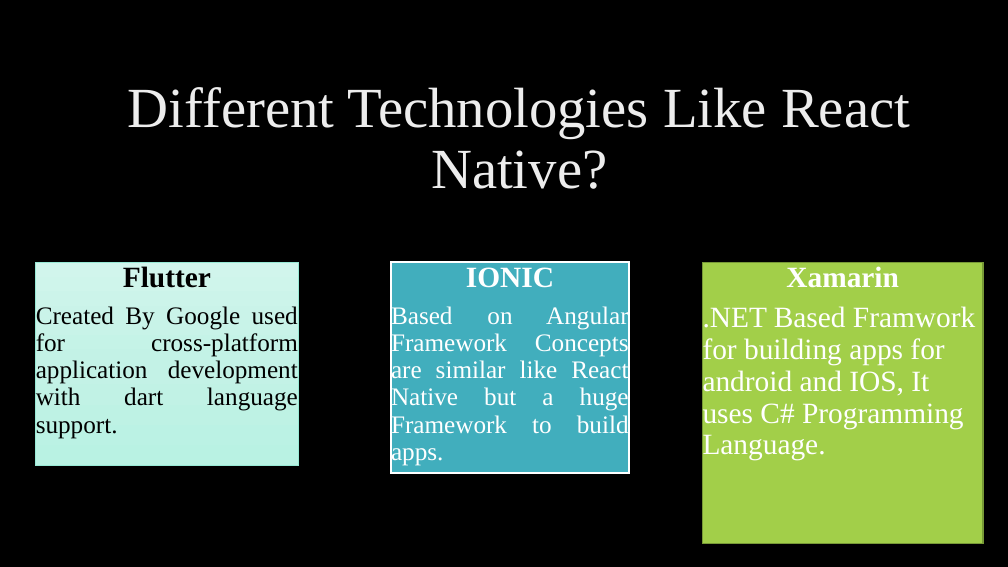
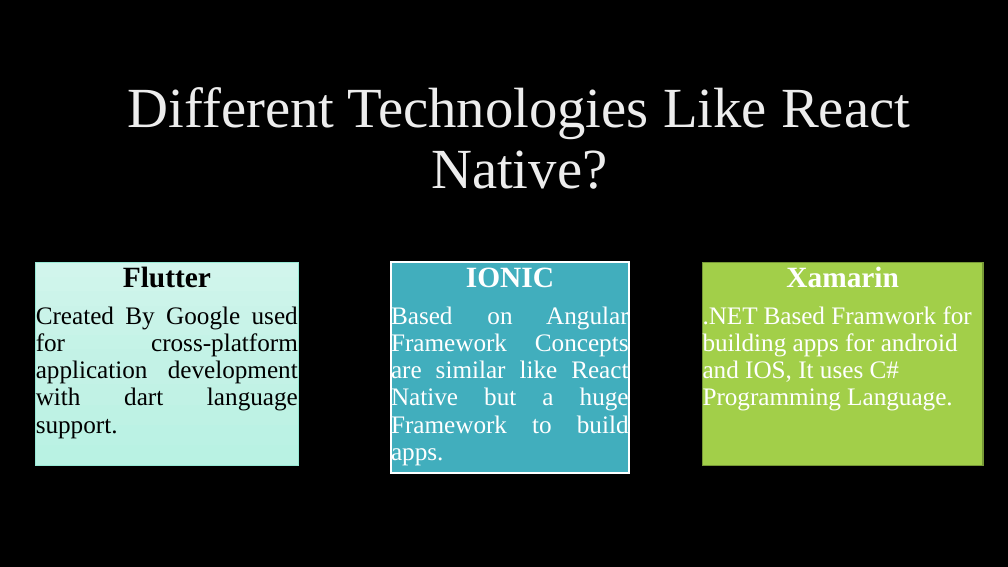
Before and after one commit to SanketsCode/TE-SEM-V-Projects, a slide deck: slide 19 of final_ppt.pptx. Drawn at 1008x567 pixels with LibreOffice and Linux fonts; fonts in the diff are those of the drawing; background and template pictures are left out. Boxes give left, top, right and bottom in pixels: in the first picture for what was removed or moved away, otherwise in the second. Text is boxed around its words. In the diff, an @@ line names an element or a change of style, - is before the commit and + after.

```diff
--- a/final_ppt.pptx
+++ b/final_ppt.pptx
@@ text "Xamarin": place and size @@
-text "Xamarin" at <box>703,262,983,543</box>
+text "Xamarin" at <box>703,262,983,466</box>
@@ text at <box>703,306,972,411</box>: size 21 to 18 pt @@
```
Also in this commit, not shown: 3 other slides changed, 12 other files.
